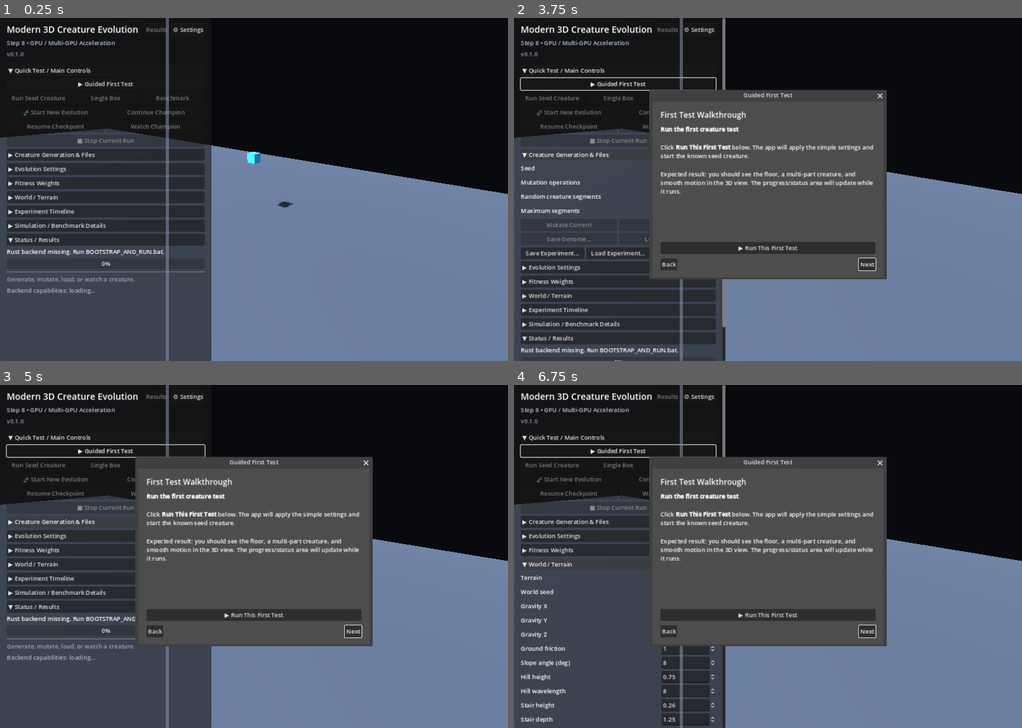
Above: before the commit, frames 1-4 (two rows, left to right).
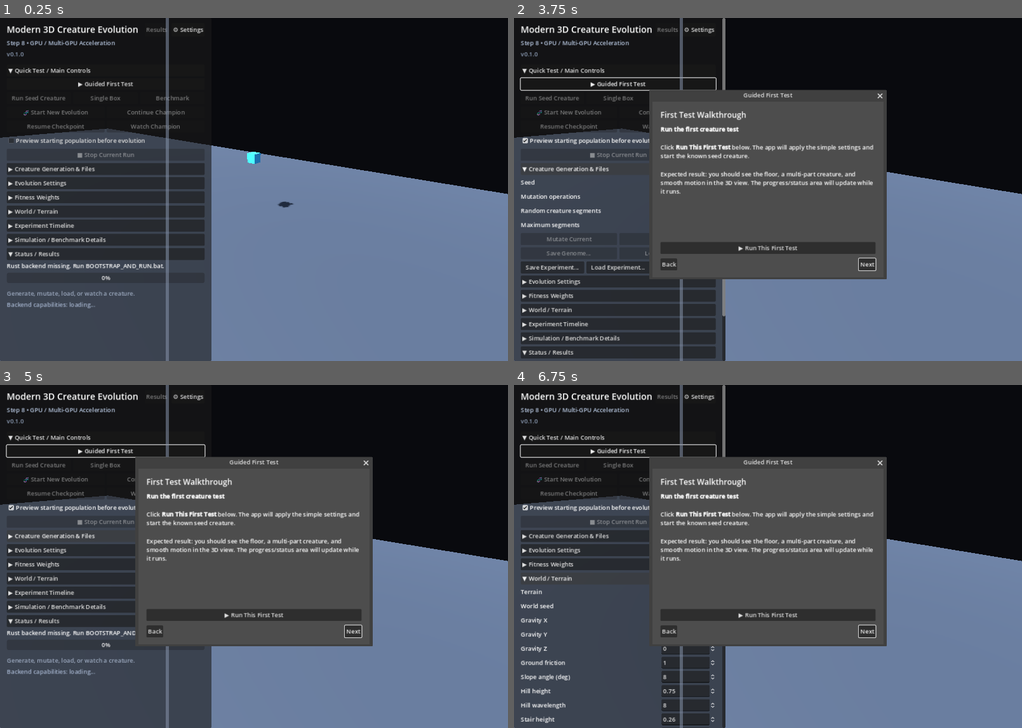
Above: after the commit, the same moments.

Repository: Quest79/Modern-3D-Creature-Evolution
Game: Godot game, scene res://main.tscn
Two runs of this game, one before a commit and one after it. Both use one fixed random seed, a clock stepped at 60 frames per second and the inputs below.
Inputs (mouse positions are in pixels of both pictures, inside the frame that each line leads up to):
- Up to frame 1 (0.25 s): no input
- Up to frame 2 (3.75 s): click (620, 141) at 0.5 s, where only the run after the commit has a clickable "Preview starting population b…"; click "▶ Guided First Test" at 1.25 s; click "Next" at 2 s; click "Next" at 2.75 s; click "▶ Creature Generation & Files" at 3.5 s
- Up to frame 3 (5 s): click "▼ Creature Generation & Files" at 4.25 s
- Up to frame 4 (6.75 s): click "▶ Fitness Weights" at 5 s; click "▼ Fitness Weights" at 5.75 s; click "▶ World / Terrain" at 6.5 s

The runs differ from the first frame. In frame 1, 3.3% of the frame differs, in the area x 1-41%, y 34-85%; in frame 2, 3.3%, in the area x 1-42%, y 34-100%; in frame 3, 2.8%; in frame 4, 1.4%.

Commit message:
Add frozen starting population preview
Add a HUD checkbox that pauses before generation 1, renders the exact deterministic starting population in a frozen grid, highlights the preserved champion on continuation, and resumes evolution only after explicit confirmation.

Diff:
--- a/apps/godot/main.gd
+++ b/apps/godot/main.gd
@@ -84,6 +84,8 @@
 var _continue_champion_button: Button
 var _resume_evolution_button: Button
 var _watch_champion_button: Button
+var _population_preview_check: CheckBox
+var _population_preview_continue_button: Button
 var _stop_button: Button
 var _settings_button: Button
 var _results_button: Button
@@ -140,6 +142,13 @@
 var _current_genome_source := ""
 var _current_mutation_count := 0
 var _has_evolution_champion := false
+var _preview_population_before_evolution := false
+var _population_preview_active := false
+var _population_preview_meshes: Array[MeshInstance3D] = []
+var _population_preview_camera_transform := Transform3D.IDENTITY
+var _population_preview_camera_saved := false
+var _pending_evolution_args := PackedStringArray()
+var _pending_evolution_label := ""
 var _champion_world: Dictionary = {}
 var _champion_motor_strength := 1.0
 var _results_data: Dictionary = {}
@@ -706,6 +715,27 @@
     _watch_champion_button.pressed.connect(_on_watch_champion_pressed)
     quick_evolution_row_2.add_child(_watch_champion_button)
 
+    _population_preview_check = CheckBox.new()
+    _population_preview_check.text = "Preview starting population before evolution"
+    _population_preview_check.button_pressed = _preview_population_before_evolution
+    _population_preview_check.tooltip_text = (
+        "When enabled, Start New Evolution and Continue Champion pause before generation 1 "
+        + "and display the exact starting population in a frozen grid."
+    )
+    _population_preview_check.toggled.connect(_on_population_preview_toggled)
+    quick_section.add_child(_population_preview_check)
+
+    _population_preview_continue_button = Button.new()
+    _population_preview_continue_button.text = "▶ Continue Evolution"
+    _population_preview_continue_button.tooltip_text = (
+        "Start evolution using exactly the population currently shown in the preview."
+    )
+    _population_preview_continue_button.visible = false
+    _population_preview_continue_button.pressed.connect(
+        _on_population_preview_continue_pressed
+    )
+    quick_section.add_child(_population_preview_continue_button)
+
     _stop_button = Button.new()
     _stop_button.text = "■ Stop Current Run"
     _stop_button.custom_minimum_size = Vector2(0, 32)
@@ -3241,6 +3271,13 @@
         config.get_value("evolution", "trials_per_creature", _trials_per_creature)
     )
     _trials_per_creature = clampi(_trials_per_creature, 1, 100)
+    _preview_population_before_evolution = bool(
+        config.get_value(
+            "evolution",
+            "preview_starting_population",
+            _preview_population_before_evolution
+        )
+    )
     _trial_aggregation = str(
         config.get_value("evolution", "trial_aggregation", _trial_aggregation)
     )
@@ -3360,6 +3397,11 @@
     config.set_value("world", "pit_depth", _pit_depth)
     config.set_value("evolution", "motor_strength", _motor_strength)
     config.set_value("evolution", "trials_per_creature", _trials_per_creature)
+    config.set_value(
+        "evolution",
+        "preview_starting_population",
+        _preview_population_before_evolution
+    )
     config.set_value("evolution", "trial_aggregation", _trial_aggregation)
     config.set_value(
         "evolution",
@@ -3695,6 +3737,7 @@
 
 func _prepare_creature_run() -> void:
     _probe_mesh.visible = false
+    _clear_population_preview()
     _clear_creature_meshes()
     _progress_bar.value = 0
     _metrics.text = "[color=#9aa7bd]Starting creature simulation...[/color]"
@@ -3848,6 +3891,24 @@
         args.append("--random-ancestor")
 
     var run_label := "champion continuation" if continue_current else "new random lineage"
+    if _preview_population_before_evolution:
+        var preview_path := _runtime_path("population_preview.json")
+        if FileAccess.file_exists(preview_path):
+            DirAccess.remove_absolute(preview_path)
+
+        _pending_evolution_args = PackedStringArray(args)
+        _pending_evolution_label = run_label
+        var preview_args := PackedStringArray(args)
+        preview_args.append("--preview-only")
+        preview_args.append_array(PackedStringArray(["--preview-output", preview_path]))
+        _set_status("Generating exact starting population preview...")
+        if _start_job("population_preview", preview_args):
+            _metrics.text = (
+                "[color=#9aa7bd]Generating %s frozen starting creatures for inspection...[/color]"
+                % str(int(_population_spin.value))
+            )
+        return
+
     _set_status("Starting %s..." % run_label)
     if _start_job("evolution", args):
         _set_status("%s started • waiting for generation 1" % run_label.capitalize())
@@ -5221,7 +5282,45 @@
     _benchmark_log("EVENT %s\n" % JSON.stringify(event))
 
     match kind:
+        "population_preview_ready":
+            var preview_file := str(event.get("preview_file", ""))
+            var preview_population := _load_population_preview_file(preview_file)
+            if preview_population.is_empty():
+                _population_preview_active = false
+                _pending_evolution_args = PackedStringArray()
+                _pending_evolution_label = ""
+                _job_pid = 0
+                _job_kind = ""
+                _set_status("Population preview could not be loaded.")
+                _finish_job_controls()
+                return
+
+            _job_pid = 0
+            _job_kind = ""
+            _dead_process_since_ms = -1
+            _job_started_ms = -1
+            _build_world_from_geometry(event.get("world_geometry", []))
+            _show_population_preview(
+                preview_population,
+                int(event.get("champion_index", -1))
+            )
+            _population_preview_active = true
+            _progress_bar.value = 0
+            _set_status(
+                "Starting population preview • %s creatures • frozen until Continue Evolution"
+                % str(preview_population.size())
+            )
+            _metrics.text = (
+                "[b]Starting population preview[/b]\n"
+                + "%s creatures shown in a frozen grid. "
+                % str(preview_population.size())
+                + "No evaluation or evolution has started yet.\n"
+                + "Press [b]Continue Evolution[/b] when you are ready."
+            )
+            _finish_job_controls()
+
         "evolution_started":
+            _clear_population_preview()
             _build_world_from_geometry(event.get("world_geometry", []))
             _set_status(
                 "Benchmark %s • started • %s generations"
@@ -5658,6 +5757,9 @@
 
 
 func _on_stop_pressed() -> void:
+    if _population_preview_active:
+        _cancel_population_preview()
+        return
     if _benchmark_active:
         _benchmark_abort("Cancelled by user.")
         return
@@ -5688,9 +5790,23 @@
 
 
 func _finish_job_controls() -> void:
+    if _population_preview_active:
+        _set_run_buttons_disabled(true)
+        _set_world_controls_enabled(false)
+        _set_timeline_controls_enabled(false)
+        _population_preview_continue_button.visible = true
+        _population_preview_continue_button.disabled = false
+        _population_preview_check.disabled = true
+        _stop_button.disabled = false
+        return
+
     _set_run_buttons_disabled(false)
     _set_world_controls_enabled(true)
     _set_timeline_controls_enabled(true)
+    if _population_preview_check != null:
+        _population_preview_check.disabled = false
+    if _population_preview_continue_button != null:
+        _population_preview_continue_button.visible = false
     _stop_button.disabled = true
     _save_button.disabled = _current_genome.is_empty()
 
@@ -5731,6 +5847,8 @@
         disabled or not FileAccess.file_exists(_evolution_checkpoint_path())
     )
     _watch_champion_button.disabled = disabled or not _has_evolution_champion
+    if _population_preview_check != null:
+        _population_preview_check.disabled = disabled
     _save_button.disabled = disabled or _current_genome.is_empty()
     _save_experiment_button.disabled = disabled
     _load_experiment_button.disabled = disabled
@@ -6298,6 +6416,162 @@
     return Quaternion.IDENTITY
 
 
+func _on_population_preview_toggled(enabled: bool) -> void:
+    _preview_population_before_evolution = enabled
+    _save_settings()
+
+
+func _on_population_preview_continue_pressed() -> void:
+    if not _population_preview_active or _pending_evolution_args.is_empty():
+        return
+
+    var args := PackedStringArray(_pending_evolution_args)
+    var run_label := _pending_evolution_label
+    _population_preview_active = false
+    _pending_evolution_args = PackedStringArray()
+    _pending_evolution_label = ""
+    _clear_population_preview()
+    _population_preview_continue_button.visible = false
+    _population_preview_check.disabled = false
+
+    _set_status("Starting %s from the previewed population..." % run_label)
+    if _start_job("evolution", args):
+        _set_status("%s started • waiting for generation 1" % run_label.capitalize())
+
+
+func _cancel_population_preview() -> void:
+    _population_preview_active = false
+    _pending_evolution_args = PackedStringArray()
+    _pending_evolution_label = ""
+    _clear_population_preview()
+    if not _current_genome.is_empty():
+        _build_creature_from_genome(_current_genome)
+    _set_status("Starting population preview cancelled.")
+    _metrics.text = "[color=#9aa7bd]Population preview cancelled.[/color]"
+    _finish_job_controls()
+
+
+func _load_population_preview_file(path: String) -> Array:
+    if path.is_empty() or not FileAccess.file_exists(path):
+        return []
+    var file := FileAccess.open(path, FileAccess.READ)
+    if file == null:
+        return []
+    var parsed = JSON.parse_string(file.get_as_text())
+    file.close()
+    return parsed if typeof(parsed) == TYPE_ARRAY else []
+
+
+func _show_population_preview(genomes: Array, champion_index: int) -> void:
+    _clear_population_preview()
+    _clear_creature_meshes()
+    _probe_mesh.visible = false
+    if genomes.is_empty():
+        return
+
+    var columns := int(ceil(sqrt(float(genomes.size()))))
+    var maximum_span := 0.0
+    for genome_value in genomes:
+        if typeof(genome_value) != TYPE_DICTIONARY:
+            continue
+        var genome: Dictionary = genome_value
+        for segment_value in genome.get("segments", []):
+            if typeof(segment_value) != TYPE_DICTIONARY:
+                continue
+            var segment: Dictionary = segment_value
+            var half: Array = segment.get("half_extents", [0.25, 0.25, 0.25])
+            var initial: Array = segment.get("initial_position", [0.0, 0.0, 0.0])
+            if half.size() >= 3 and initial.size() >= 3:
+                maximum_span = maxf(
+                    maximum_span,
+                    maxf(
+                        absf(float(initial[0])) + float(half[0]),
+                        absf(float(initial[2])) + float(half[2])
+                    )
+                )
+    var spacing := maxf(3.0, maximum_span * 2.2 + 1.0)
+    var rows := int(ceil(float(genomes.size()) / float(columns)))
+    var grid_width := float(maxi(columns - 1, 0)) * spacing
+    var grid_depth := float(maxi(rows - 1, 0)) * spacing
+    var grid_center := Vector3(2.2, 0.0, 0.0)
+
+    if is_instance_valid(_camera):
+        _population_preview_camera_transform = _camera.global_transform
+        _population_preview_camera_saved = true
+        var frame_size := maxf(maxf(grid_width, grid_depth), 6.0)
+        _camera.position = grid_center + Vector3(
+            frame_size * 0.90,
+            maxf(7.0, frame_size * 0.70),
+            frame_size * 0.90
+        )
+        _camera.look_at(grid_center + Vector3(0.0, 1.0, 0.0), Vector3.UP)
+        _camera_yaw = _camera.rotation.y
+        _camera_pitch = _camera.rotation.x
+
+    for index in range(genomes.size()):
+        var genome_value = genomes[index]
+        if typeof(genome_value) != TYPE_DICTIONARY:
+            continue
+        var genome: Dictionary = genome_value
+        var row := int(index / columns)
+        var column := index % columns
+        var offset := Vector3(
+            2.2 + (float(column) - float(columns - 1) * 0.5) * spacing,
+            0.0,
+            (float(row) - float(rows - 1) * 0.5) * spacing
+        )
+
+        for segment_value in genome.get("segments", []):
+            if typeof(segment_value) != TYPE_DICTIONARY:
+                continue
+            var segment: Dictionary = segment_value
+            var half: Array = segment.get("half_extents", [0.25, 0.25, 0.25])
+            var initial: Array = segment.get("initial_position", [0.0, 0.0, 0.0])
+
+            var instance := MeshInstance3D.new()
+            var box := BoxMesh.new()
+            if half.size() >= 3:
+                box.size = Vector3(
+                    float(half[0]) * 2.0,
+                    float(half[1]) * 2.0,
+                    float(half[2]) * 2.0
+                )
+            instance.mesh = box
+
+            var material := StandardMaterial3D.new()
+            if index == champion_index:
+                material.albedo_color = Color(1.0, 0.72, 0.18)
+                material.emission_enabled = true
+                material.emission = Color(0.35, 0.18, 0.02)
+            else:
+                material.albedo_color = _segment_color(int(segment.get("id", 0)))
+            material.metallic = 0.08
+            material.roughness = 0.45
+            instance.material_override = material
+
+            if initial.size() >= 3:
+                instance.position = offset + Vector3(
+                    float(initial[0]),
+                    float(initial[1]),
+                    float(initial[2])
+                )
+            add_child(instance)
+            _population_preview_meshes.append(instance)
+
+
+func _clear_population_preview() -> void:
+    for mesh in _population_preview_meshes:
+        if is_instance_valid(mesh):
+            mesh.queue_free()
+    _population_preview_meshes.clear()
+
+    if _population_preview_camera_saved and is_instance_valid(_camera):
+        _camera.global_transform = _population_preview_camera_transform
+        _camera_yaw = _camera.rotation.y
+        _camera_pitch = _camera.rotation.x
+    _population_preview_camera_saved = false
+
+
 func _build_creature_from_genome(genome_value) -> void:
     _clear_creature_meshes()
     if typeof(genome_value) != TYPE_DICTIONARY:
Not shown, changed: crates/evolab-cli/src/main.rs
Not shown, changed: crates/evolab-core/src/ga.rs
Not shown, changed: crates/evolab-core/src/lib.rs
